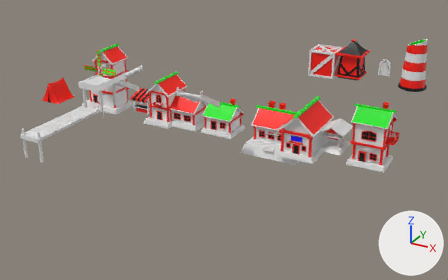
The FBX model Assets/World/card_town.fbx: old version first, new version second.
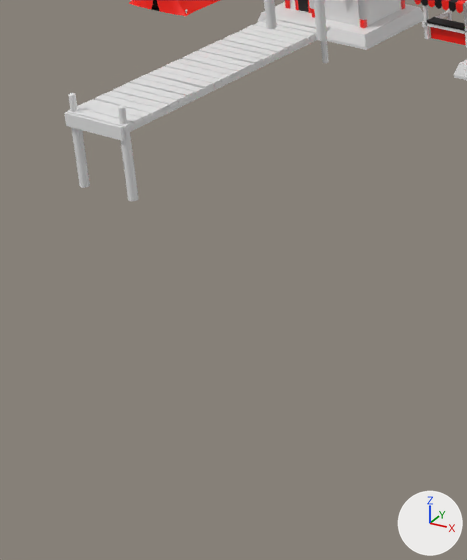
Old and new are each drawn whole from a 50 mm lens placed at (6.6, -51.1, 24.1), pointed at (-15.8, -10.5, 3.8) and again close up on the part from 0% to 33% of the width and 35% to 99% of the height. Arrows for +X, +Y and +Z are at lower right; the lights stay in place. The older version's two pictures come first. Where no turn or scale is listed for an object, it has been applied to the vertices. Vertices at exactly the same position are counted once.

Names of what the first close-up shows: 'beach_stairs_struct', 'dock_main', 'dock_struct', 'fox_tent', 'house4_body', 'house4_foundation', 'stand_base' and 5 more.
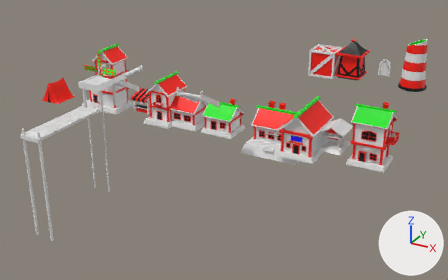
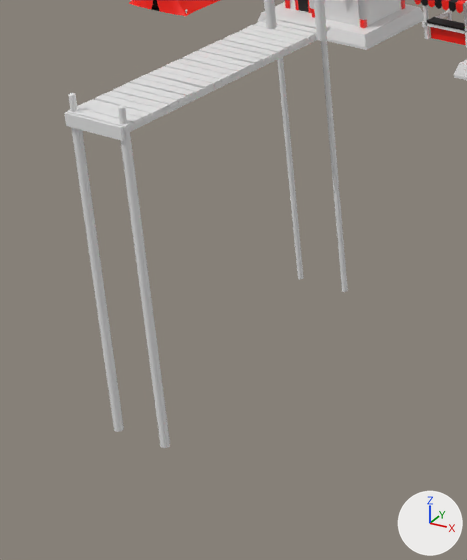
The change in detail:
me_cube_068 is used by ob_dock_struct; location (-29.0, -10.65, 4.38).
me_cube_068 had 220 vertices, 174 faces and spanned x -0.98..0.98, y -8.06..0.09, z -2.06..0.53.
me_cube_068 now has 220 vertices, 174 faces and spans x -0.98..0.98, y -8.06..0.09, z -9.46..0.53.
me_cube_068 part 1: all 24 vertices in x -0.98..0.98, y -7.97..-7.7, z -2.06 are moved by (0.0, 0.0, -7.4).
me_cube_068 part 2: all 24 vertices in x -0.93..0.93, y -0.09..0.09, z -1.03 are moved by (0.0, 0.0, -7.4).

Pixel boxes [x1, y1, x2, y2] of what changed, in the close-ups (467 x 560 px; the box of a moved part takes in the faces that stretch with it):
'dock_struct', reshaped (7% wider, 149% taller)
    before: [64, 36, 329, 201]
    after: [64, 36, 348, 448]
part 1 of me_cube_068, moved or reshaped
    before: [71, 127, 139, 201]
    after: [71, 127, 170, 448]
part 2 of me_cube_068, moved or reshaped
    before: [321, 39, 329, 63]
    after: [277, 39, 348, 292]
